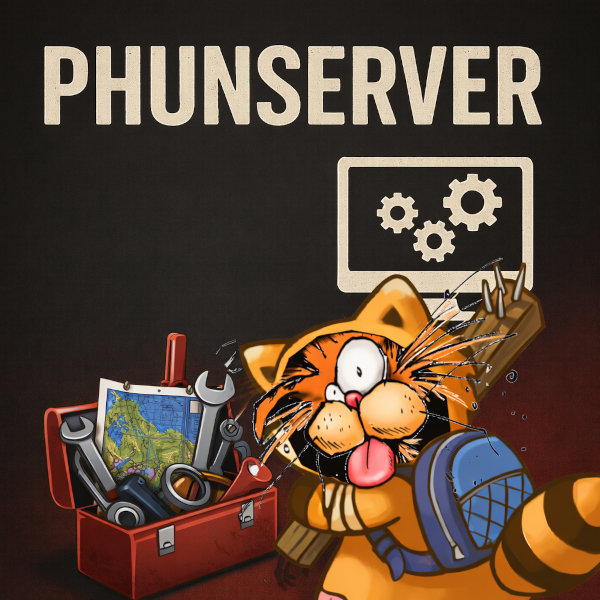
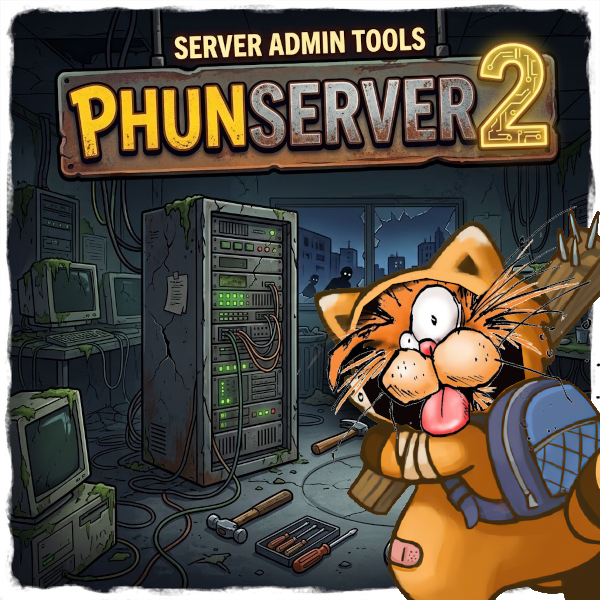
Layered file, before and after one edit (600 × 600). Changes by layer:
removed layer "Pasted Layer #3" over [0, 0, 600, 600]
removed layer "Pasted Layer #2" over [182, 258, 600, 600]
showed "Pasted Layer #1", painted on it over [256, 206, 600, 600]
painted on "Pasted Layer" over [0, 0, 600, 600]